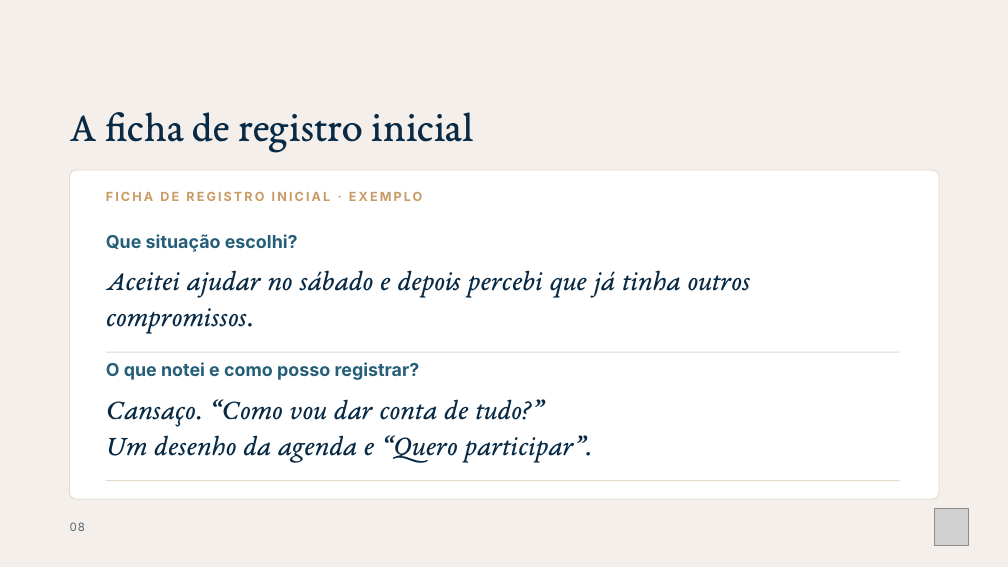
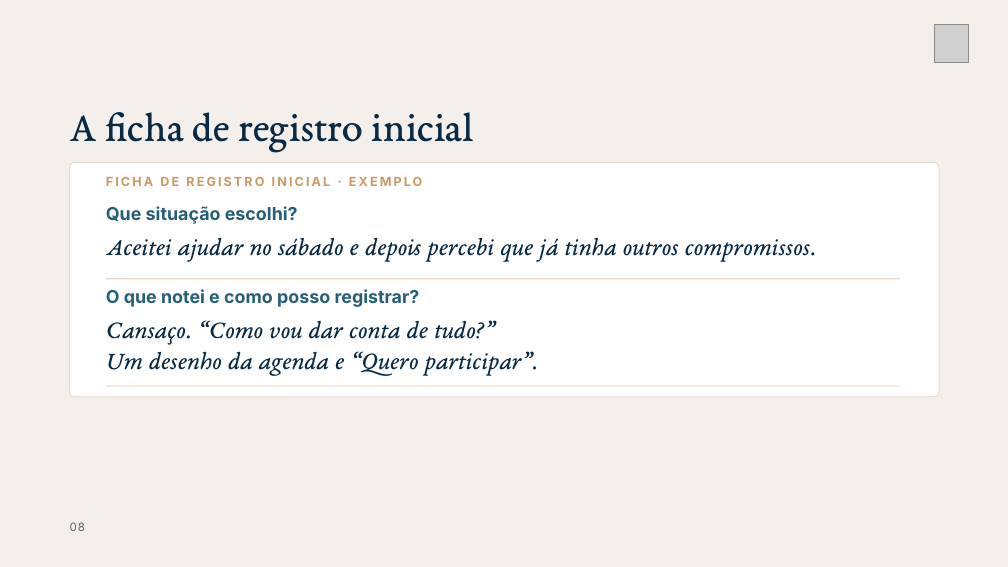
Before and after one commit to fabianodeliberalli/base-cognitiva-vault, a slide deck: slide 8 of 70 - Produções/Cursos/Curso - Nome Provisório/Materiais/Módulo 0/TSH · M0.2 · Como usar os materiais - padronizado.pptx. Drawn at 1008x567 pixels with LibreOffice and Linux fonts; fonts in the diff are those of the drawing; grey boxes stand for pictures. Boxes give left, top, right and bottom in pixels: in the first picture for what was removed or moved away, otherwise in the second. Text is boxed around its words. In the diff, an @@ line names an element or a change of style, - is before the commit and + after.

```diff
--- a/70 - Produções/Cursos/Curso - Nome Provisório/Materiais/Módulo 0/TSH · M0.2 · Como usar os materiais - padronizado.pptx
+++ b/70 - Produções/Cursos/Curso - Nome Provisório/Materiais/Módulo 0/TSH · M0.2 · Como usar os materiais - padronizado.pptx
@@ picture: place and size @@
-picture at bbox=[935, 508, 969, 546]
+picture at bbox=[935, 24, 969, 62]
@@ rounded rectangle: place and size @@
-rounded rectangle at bbox=[70, 170, 939, 499]
+rounded rectangle at bbox=[70, 163, 939, 397]
@@ text "FICHA DE REGISTRO INICIAL · ...": place and size @@
-text "FICHA DE REGISTRO INICIAL · ..." at bbox=[106, 192, 423, 201]
+text "FICHA DE REGISTRO INICIAL · ..." at bbox=[106, 177, 423, 186]
@@ text "Que situação escolhi?": place and size @@
-text "Que situação escolhi?" at bbox=[106, 234, 298, 252]
+text "Que situação escolhi?" at bbox=[106, 206, 298, 224]
@@ text "Aceitei ajudar no sábado e ...": place and size @@
-text "Aceitei ajudar no sábado e ..." at bbox=[106, 270, 750, 333]
+text "Aceitei ajudar no sábado e ..." at bbox=[106, 238, 816, 262]
@@ text "Aceitei ajudar no sábado e ..." at bbox=[106, 238, 816, 262]: size 27 to 24 pt @@
@@ text "O que notei e como ...": place and size @@
-text "O que notei e como ..." at bbox=[106, 362, 420, 380]
+text "O que notei e como ..." at bbox=[106, 289, 420, 307]
@@ rectangle: place and size @@
-rectangle at bbox=[106, 352, 900, 352]
+rectangle at bbox=[106, 278, 900, 279]
@@ text "Cansaço. “Como vou dar conta ..." at bbox=[106, 320, 538, 376]: size 27 to 24 pt @@
@@ text "Cansaço. “Como vou dar conta ...": place and size @@
-text "Cansaço. “Como vou dar conta ..." at bbox=[106, 399, 591, 462]
+text "Cansaço. “Como vou dar conta ..." at bbox=[106, 320, 538, 376]
@@ rectangle: place and size @@
-rectangle at bbox=[106, 480, 900, 481]
+rectangle at bbox=[106, 386, 900, 386]
```
Also in this commit, not shown: 14 other slides changed, 27 other files.
